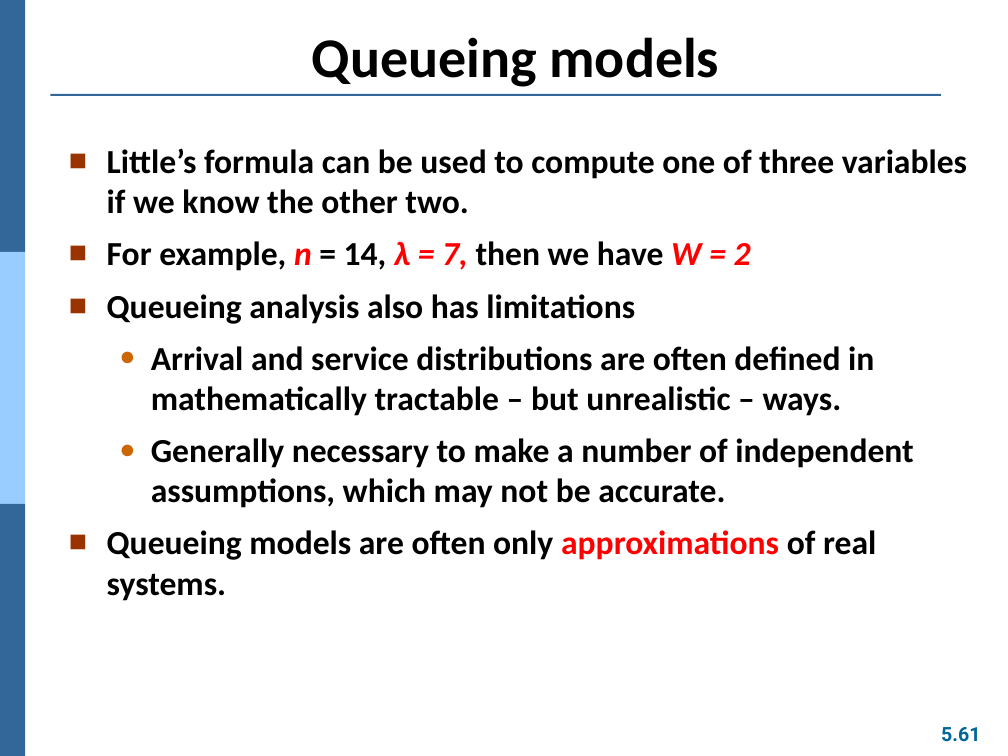
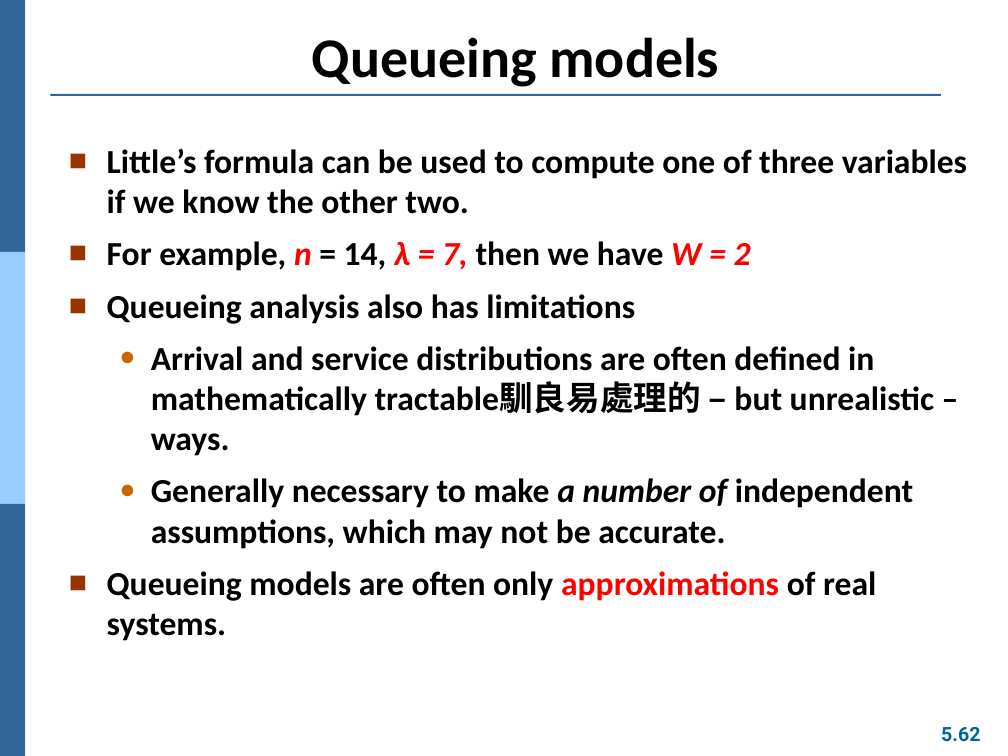
Before and after one commit to Yang09701194/OS_Learning, a slide deck: slide 62 of ch05.pptx (slide 61 before the commit). Drawn at 1008x756 pixels with LibreOffice and Linux fonts; fonts in the diff are those of the drawing. Boxes give left, top, right and bottom in pixels: in the first picture for what was removed or moved away, otherwise in the second. Text is boxed around its words. In the diff, an @@ line names an element or a change of style, - is before the commit and + after.

```diff
--- a/ch05.pptx
+++ b/ch05.pptx
@@ text at bbox=[151, 346, 934, 456]: text changed @@
-  ● Arrival and service distributions are often defined in mathematically tractable – but unrealistic – ways.
+  ● Arrival and service distributions are often defined in mathematically tractable馴良易處理的 – but unrealistic – ways.
@@ text at bbox=[151, 478, 913, 549]: italic on in "a number of" @@
@@ page number at bbox=[941, 727, 980, 742]: text changed @@
-5.61
+5.62
```
Also in this commit, not shown: 18 other slides changed, 1 slide added.
